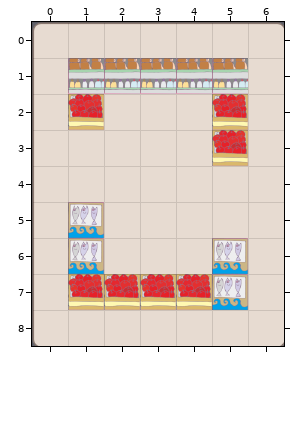
Level history. Tiled map: HungryGame/proj.win32/map/19.tmx. The picture above is the old version.
Cells are 60x60 px. Shown: x 0..6, y 0..8.
The same view after the edit:
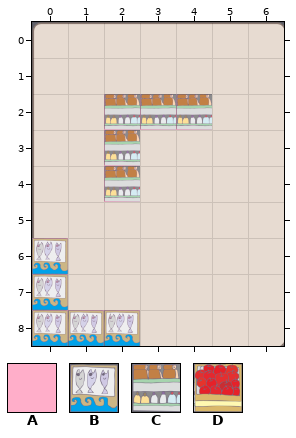
Key: from "metaset1": A 0; from "wall": B 1, C 2, D 3.
_ is an empty cell.
The exact change:
Layer "Items":
The author put tile A in row 2 at x 2 to 4; in rows 3 to 4 at x 2; in rows 6 to 7 at x 0; in row 8 at x 0 to 2.
Tile A is removed in row 1 at x 1 to 5; in row 2 at x 1 and 5; in row 3 at x 5; in row 5 at x 1; in row 6 at x 1 and 5; in row 7 at x 1 to 5.
Layer "wall":
The author put tile B in rows 6 to 7 at x 0; in row 8 at x 0 to 2.
The author put tile C in row 2 at x 2 to 4; in rows 3 to 4 at x 2.
Tile B is removed in row 5 at x 1; in row 6 at x 1 and 5; in row 7 at x 5.
Tile C is removed in row 1 at x 1 to 5.
Tile D is removed in row 2 at x 1 and 5; in row 3 at x 5; in row 7 at x 1 to 4.
Where, in picture pixels (left, top, right, bottom), the same in both pictures:
changed: (32, 58, 248, 346)
